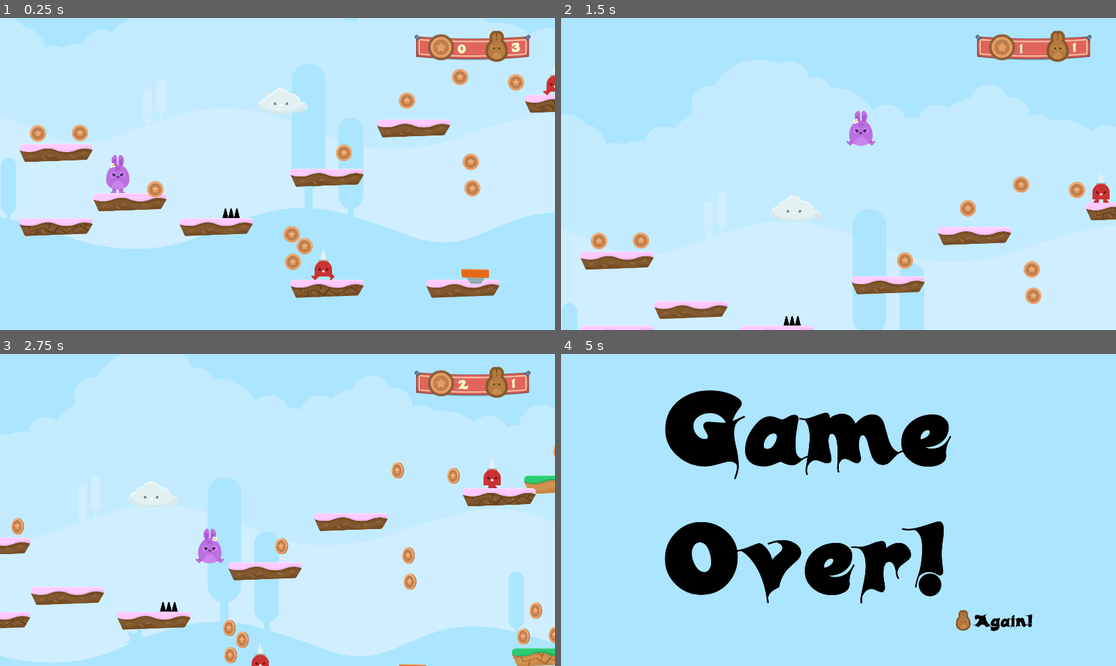
Above: before the commit, frames 1-4 (two rows, left to right).
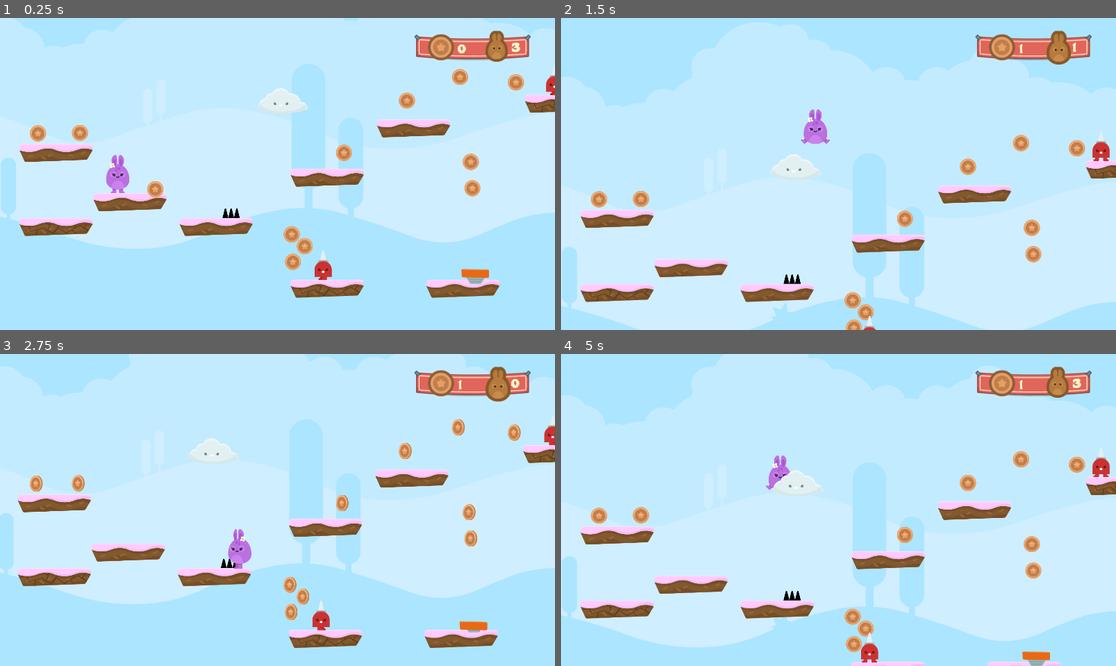
Above: after the commit, the same moments.

Repository: DiscoveringGodot/3_Hoppy_Days
Game: Godot game, scene res://Level 1.tscn
The game is run twice, just before and just after one commit, with the same random seed, the same clock (stepped at 60 frames per second) and the same inputs.
Inputs (mouse positions are in pixels of both pictures, inside the frame that each line leads up to):
- Up to frame 1 (0.25 s): no input
- Up to frame 2 (1.5 s): hold Right (ui_right) from 0.53 s (still down); tap Up (ui_up) at 0.77 s
- Up to frame 3 (2.75 s): tap Up (ui_up) at 1.52 s; release Right (ui_right) at 2.03 s; hold Left (ui_left) from 2.03 s (still down)
- Up to frame 4 (5 s): release Left (ui_left) at 2.78 s; hold Right (ui_right) 2.78-3.5 s; tap Up (ui_up) at 3.02, 4.52 s; click (960, 619) at 3.5 s, where only the run after the commit has a clickable "Again!"; hold Right (ui_right) from 4.28 s (still down)

The runs differ from the first frame. In frame 1, 0.1% of the frame differs, in the area x 56-100%, y 18-85%; in frame 2, 15%; in frame 3, 30%; in frame 4, 47%, in the area x 0-100%, y 4-100%.

Commit message:
moved input from member variable to local variable

Diff:
--- a/Level 1.tscn
+++ b/Level 1.tscn
@@ -97,6 +97,8 @@
 
 [node name="Coins" type="Node2D" parent="." index="3"]
 
+editor/display_folded = true
+
 [node name="Coin" parent="Coins" index="0" instance=ExtResource( 5 )]
 
 position = Vector2( 705.815, 360.76 )
@@ -267,6 +269,10 @@
 
 editor/display_folded = true
 
+[node name="AnimatedSprite" parent="NPCs/NPC_SpkieMan/Area2D" index="1"]
+
+frame = 0
+
 [node name="NPC_SpkieMan2" parent="NPCs" index="3" instance=ExtResource( 7 )]
 
 position = Vector2( 2802.8, -206 )
@@ -274,6 +280,10 @@
 [node name="Area2D" parent="NPCs/NPC_SpkieMan2" index="0"]
 
 editor/display_folded = true
+
+[node name="AnimatedSprite" parent="NPCs/NPC_SpkieMan2/Area2D" index="1"]
+
+frame = 0
 
 [node name="AnimationPlayer" parent="NPCs/NPC_SpkieMan2" index="1"]
 
--- a/scripts/Player.gd
+++ b/scripts/Player.gd
@@ -1,11 +1,10 @@
 extends KinematicBody2D
 
-const SPEED = 1000
+const SPEED = 750
 const GRAVITY = 40
 const JUMP_HEIGHT = -1750
 const JUMP_BOOST = 2
 var motion = Vector2()
-var input = 0.0
 var current_animation = "idle"
 var coin_count = 0
 var coin_target = 20 #how many coins for an extra life?
@@ -32,7 +31,7 @@
 		motion.y = 0
 
 func run():
-	input = float(Input.is_action_pressed("ui_right")) - float(Input.is_action_pressed("ui_left"))
+	var input = float(Input.is_action_pressed("ui_right")) - float(Input.is_action_pressed("ui_left"))
 	current_animation = "walk"
 	if input >0:
 		$Animation.flip_h = false
